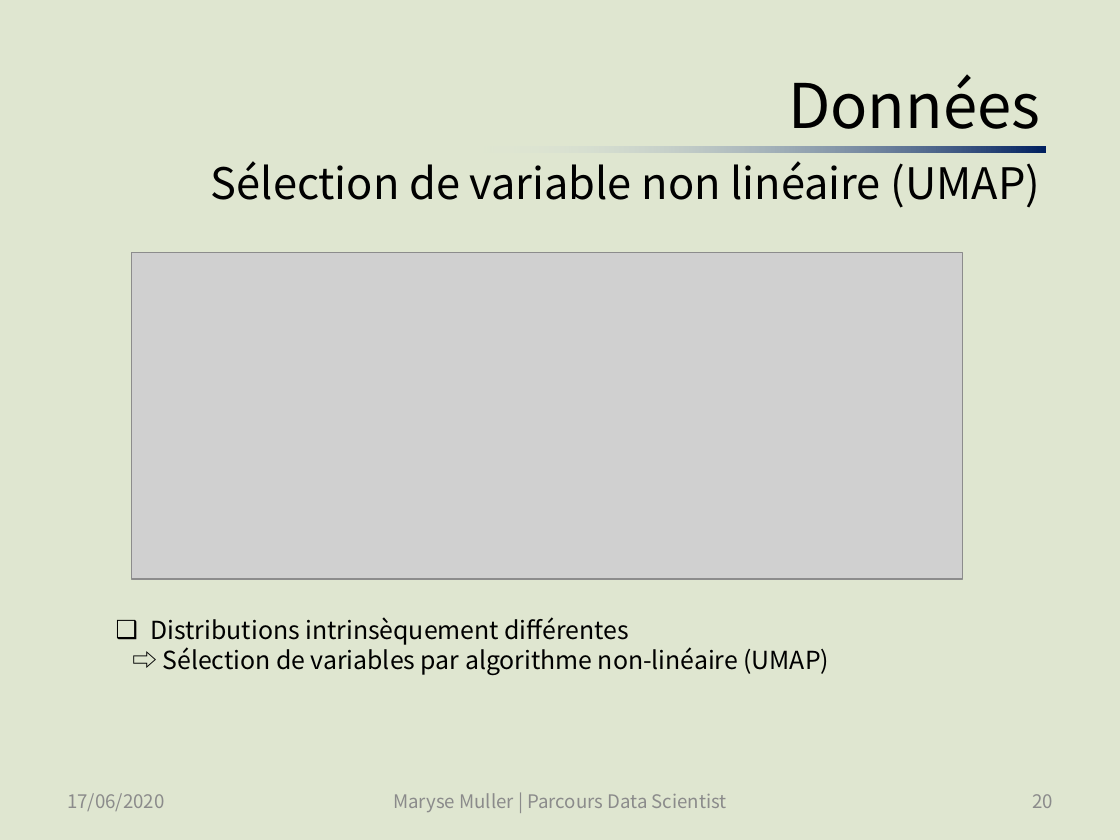
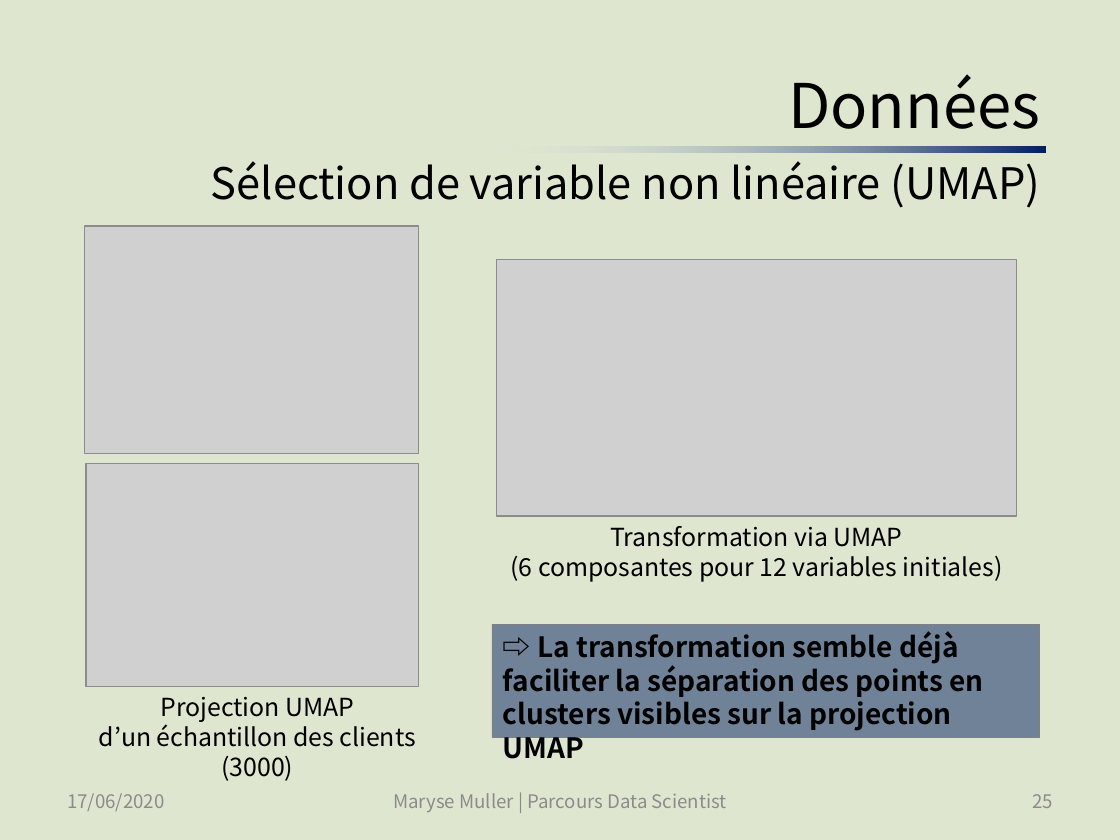
Before and after one commit to SmellyArmure/OC_DS_Project5, a slide deck: slide 25 of PRESENTATION/Projet5.pptx (slide 20 before the commit). Drawn at 1120x840 pixels with LibreOffice and Linux fonts; fonts in the diff are those of the drawing; grey boxes stand for pictures. Boxes give left, top, right and bottom in pixels: in the first picture for what was removed or moved away, otherwise in the second. Text is boxed around its words. In the diff, an @@ line names an element or a change of style, - is before the commit and + after.

Commit message:
P5_Cleaning_EDA_1 : remis la catégorie préférée et le mode de paiement préféré, exporté la base de donnée des produits des commandes également (pour analyse exploratoire dans la partie 2)  | P5_Cleaning_EDA_2 : ajouté des graphes à l'exploration pour la présentation | Présentation : ajouté et fini toute la partie Analyse exploratoire, corrigé qq slides existants.

```diff
--- a/PRESENTATION/Projet5.pptx
+++ b/PRESENTATION/Projet5.pptx
@@ picture added at box(85, 226, 419, 454) @@
@@ picture removed at box(132, 252, 963, 579) @@
@@ picture added at box(496, 260, 1017, 516) @@
@@ picture added at box(86, 464, 419, 687) @@
@@ text added at box(510, 526, 1003, 582), 16 pt, text #000000 @@
+Transformation via UMAP
+(6 composantes pour 12 variables initiales)
@@ text removed at box(151, 617, 830, 676) @@
-❑ Distributions intrinsèquement différentes
-⇨ Sélection de variables par algorithme non-linéaire (UMAP)
@@ rectangle added at box(492, 624, 1039, 737), fill #002060 at 50% opacity, outline #808080 0.5 pt, 18 pt, text #000000, bold @@
+⇨ La transformation semble déjà faciliter la séparation des points en clusters visibles sur la projection UMAP
@@ text added at box(99, 697, 416, 781), 16 pt, text #000000 @@
+Projection UMAP
+d’un échantillon des clients
+(3000)
@@ page number at box(1032, 794, 1053, 808): text changed @@
-20
+25
```
Also in this commit, not shown: 15 other slides changed, 7 other files.
